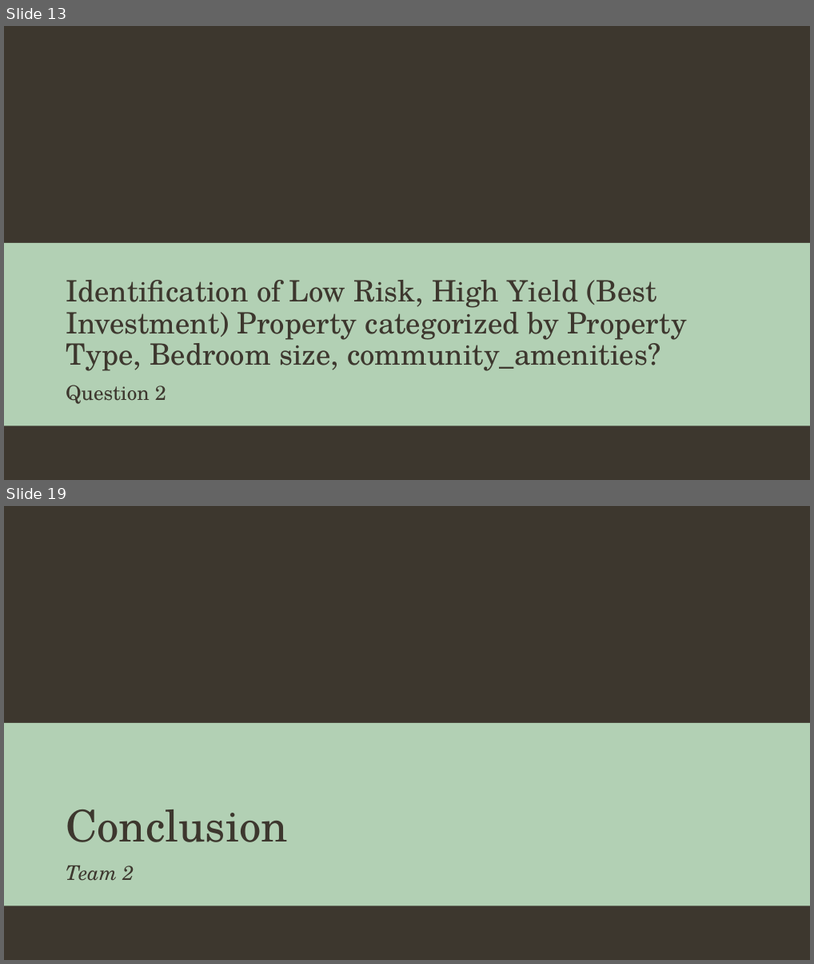
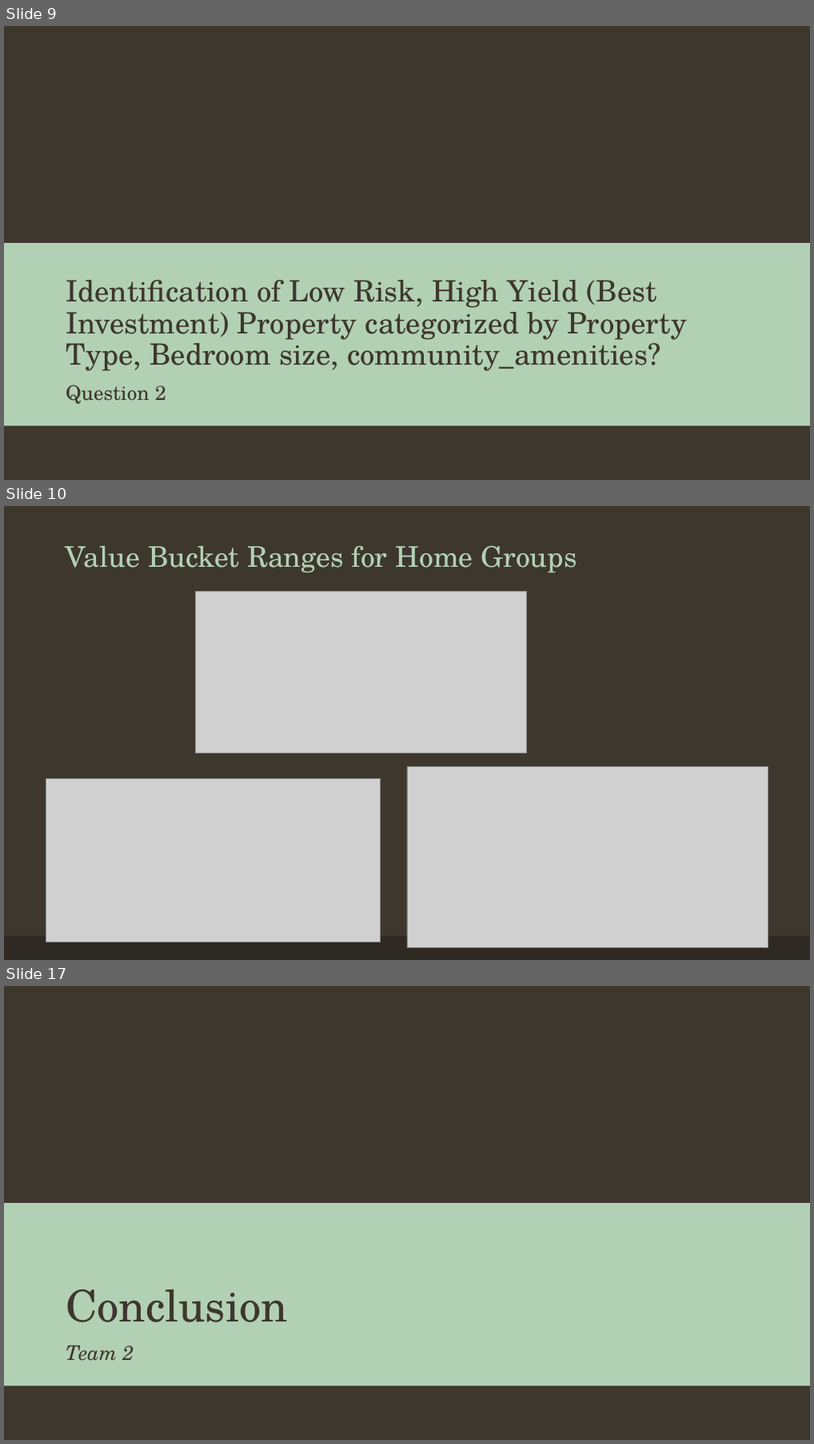
Before and after one commit to ashnikzad/AZ-Real-Estate-Analyisis, a slide deck: Team 2 Presentation.pptx. Shown one above the other, each under a label of ours: slides 13 and 19 before the commit, slides 9, 10 and 17 after it; the slides between them are not shown. The pictures are 814x964 and 814x1444 pixels, drawn with LibreOffice and Linux fonts; fonts in the diff are those of the drawing; grey boxes stand for pictures; background and template pictures are left out. Boxes give left, top, right and bottom in pixels: in the first picture for what was removed or moved away, otherwise in the second. Text is boxed around its words. In the diff, an @@ line names an element or a change of style, - is before the commit and + after.

```diff
--- a/Team 2 Presentation.pptx
+++ b/Team 2 Presentation.pptx
@@ slide 10 added at (4,506,810,960), background #3D372E @@
@@ title added at (66,546,578,572), 34 pt, text #B2D0B4 @@
+Value Bucket Ranges for Home Groups
@@ picture added at (196,592,527,753) @@
@@ picture added at (407,767,769,948) @@
@@ picture added at (46,778,381,941) @@
@@ rectangle added at (4,936,810,960), fill #2E2923 @@
@@ what was slide 13 is now slide 9 @@
@@ what was slide 19 is now slide 17 @@
```
Also in this commit, not shown: 5 slides changed, 6 other slides added, 12 slides removed.
